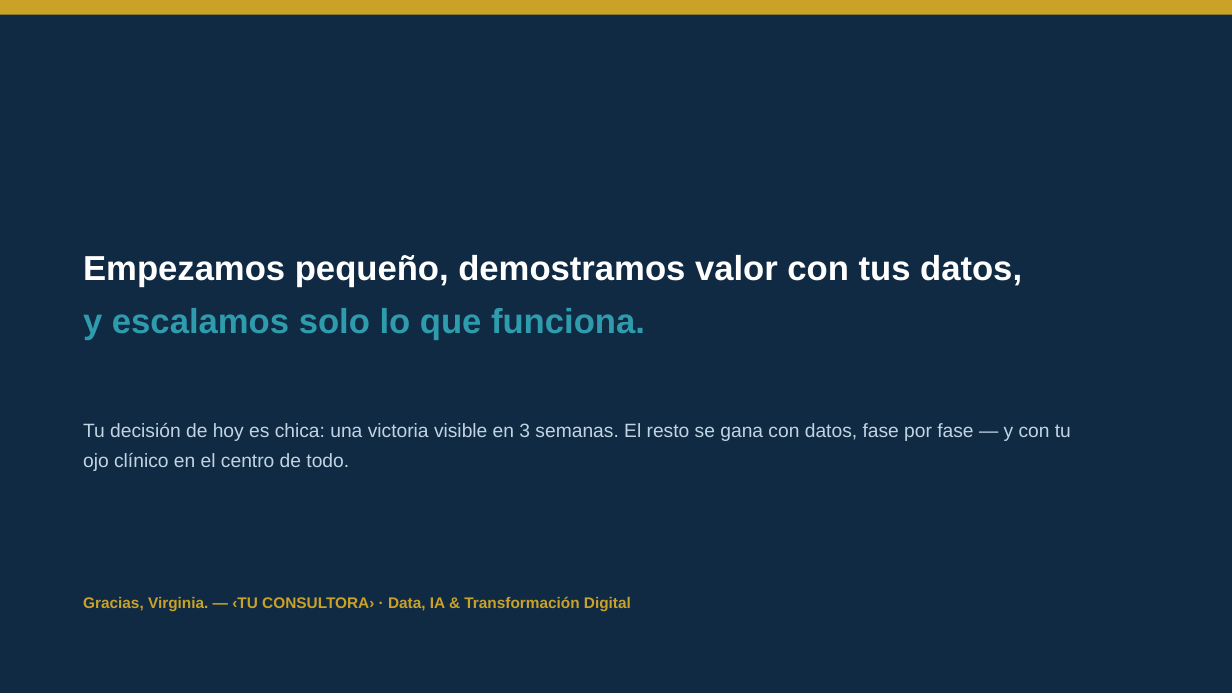
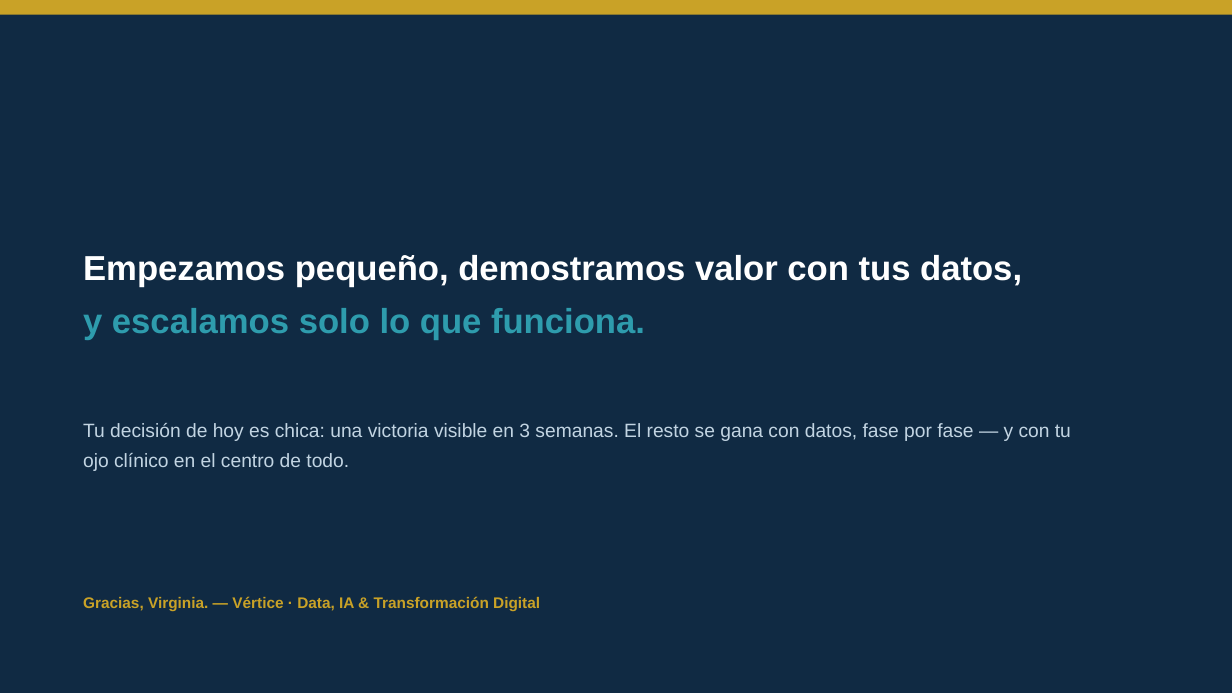
Before and after one commit to vverlaine/conexion-talento-ia, a slide deck: slide 19 of 04-propuesta/Presentacion-Conexion-Talento.pptx. Drawn at 1232x693 pixels with LibreOffice and Linux fonts; fonts in the diff are those of the drawing. Boxes give left, top, right and bottom in pixels: in the first picture for what was removed or moved away, otherwise in the second. Text is boxed around its words. In the diff, an @@ line names an element or a change of style, - is before the commit and + after.

```diff
--- a/04-propuesta/Presentacion-Conexion-Talento.pptx
+++ b/04-propuesta/Presentacion-Conexion-Talento.pptx
@@ text at (83, 596, 540, 611): text changed @@
-Gracias, Virginia. — ‹TU CONSULTORA› · Data, IA & Transformación Digital
+Gracias, Virginia. — Vértice · Data, IA & Transformación Digital
```
Also in this commit, not shown: 18 other slides changed, 6 other files.
